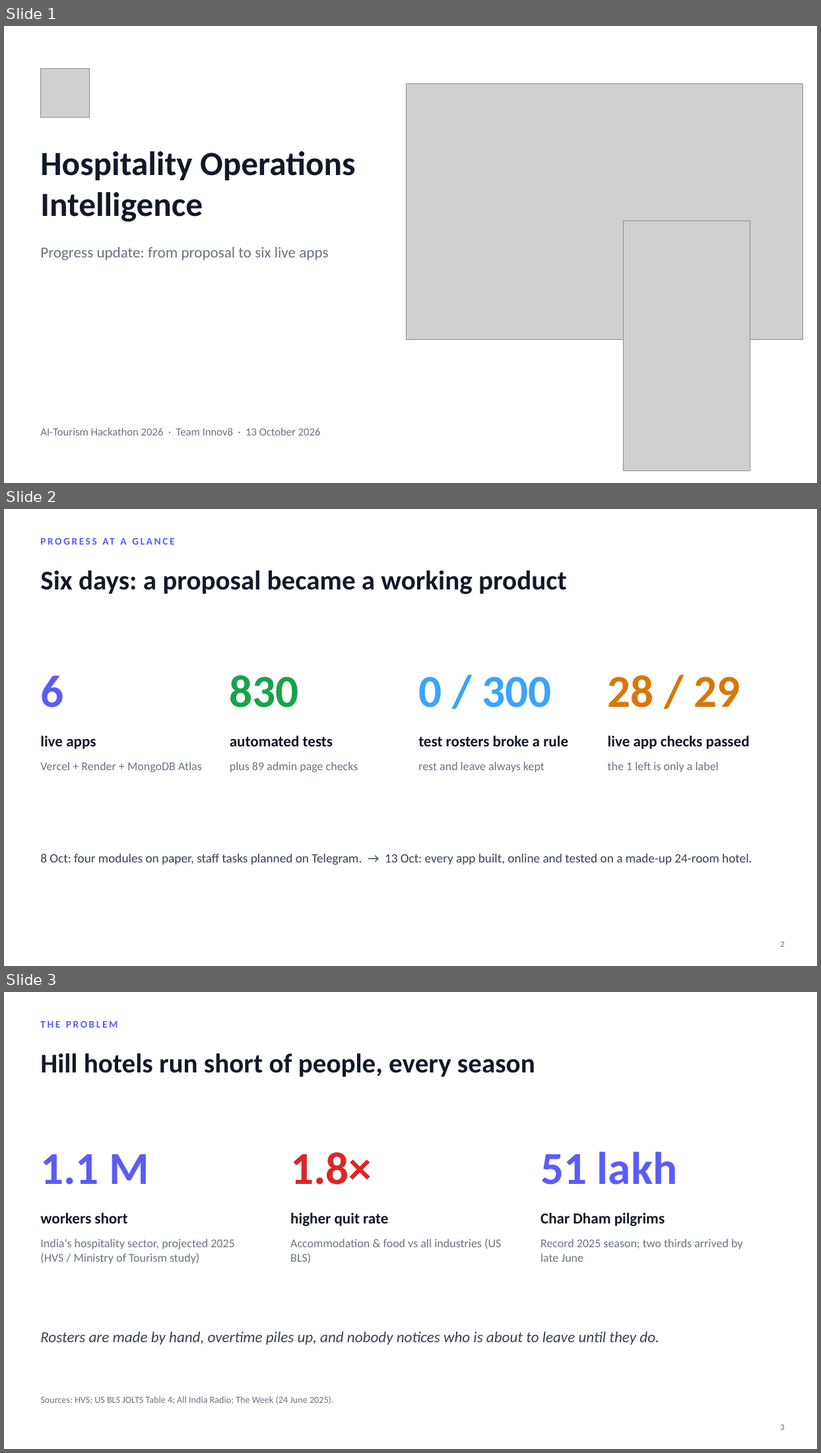
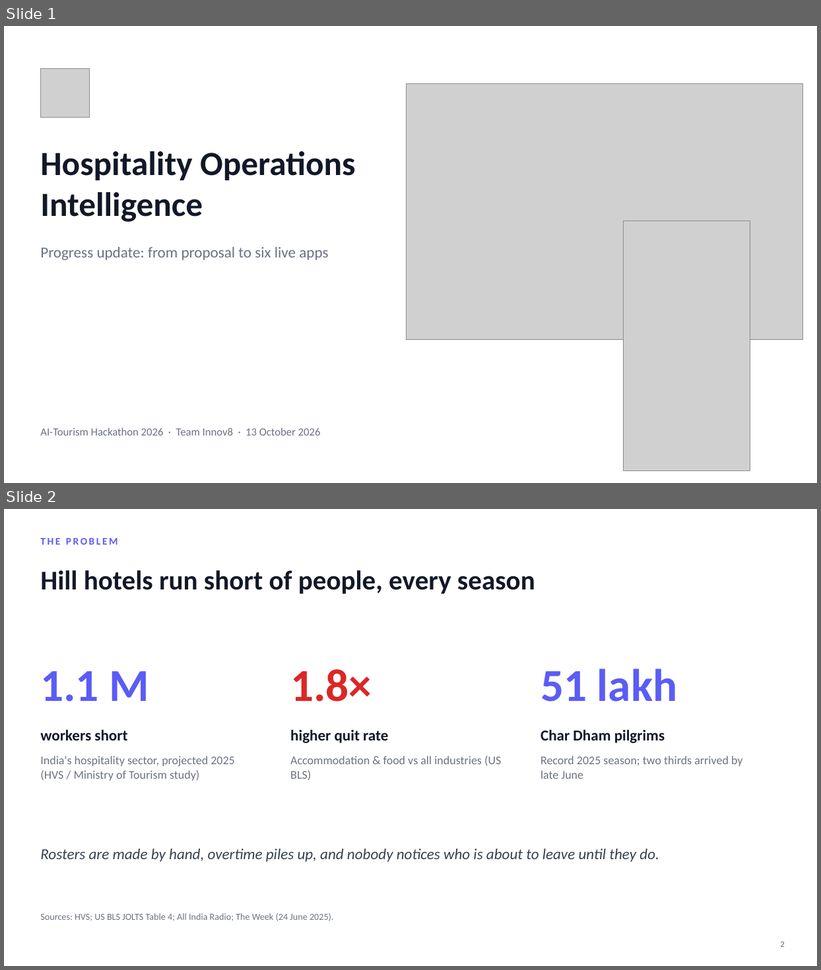
Before and after one commit to Ashu-Stark/Hospitality-, a slide deck: docs/HOI_Progress_Update.pptx. Shown one above the other, each under a label of ours: slides 1, 2 and 3 before the commit, slides 1 and 2 after it. The pictures are 821x1453 and 821x970 pixels, drawn with LibreOffice and Linux fonts; fonts in the diff are those of the drawing; grey boxes stand for pictures; background and template pictures are left out. Boxes give left, top, right and bottom in pixels: in the first picture for what was removed or moved away, otherwise in the second. Text is boxed around its words. In the diff, an @@ line names an element or a change of style, - is before the commit and + after.

```diff
--- a/docs/HOI_Progress_Update.pptx
+++ b/docs/HOI_Progress_Update.pptx
@@ slide 2 removed at <box>4,509,817,966</box>, background #FFFFFF @@
@@ text removed at <box>102,538,126,545</box> @@
-PROGRESS AT A GLANCE
@@ text removed at <box>40,570,567,594</box> @@
-Six days: a proposal became a working product
@@ text removed at <box>40,675,63,708</box> @@
-6
@@ text removed at <box>230,675,299,708</box> @@
-830
@@ text removed at <box>418,677,551,708</box> @@
-0 / 300
@@ text removed at <box>608,675,741,708</box> @@
-28 / 29
@@ text removed at <box>40,735,96,749</box> @@
-live apps
@@ text removed at <box>230,735,333,747</box> @@
-automated tests
@@ text removed at <box>418,735,568,747</box> @@
-test rosters broke a rule
@@ text removed at <box>608,735,750,749</box> @@
-live app checks passed
@@ text removed at <box>40,762,202,772</box> @@
-Vercel + Render + MongoDB Atlas
@@ text removed at <box>230,762,358,772</box> @@
-plus 89 admin page checks
@@ text removed at <box>418,762,545,772</box> @@
-rest and leave always kept
@@ text removed at <box>608,762,719,772</box> @@
-the 1 left is only a label
@@ text removed at <box>40,854,752,865</box> @@
-8 Oct: four modules on paper, staff tasks planned on Telegram. → 13 Oct: every app built, online and tested on a made-up 24-room hotel.
@@ page number removed at <box>780,941,784,947</box> @@
-2
@@ what was slide 3 is now slide 2 @@
```
Also in this commit, not shown: 2 slides changed, 1 other slide removed, 52 other files.
